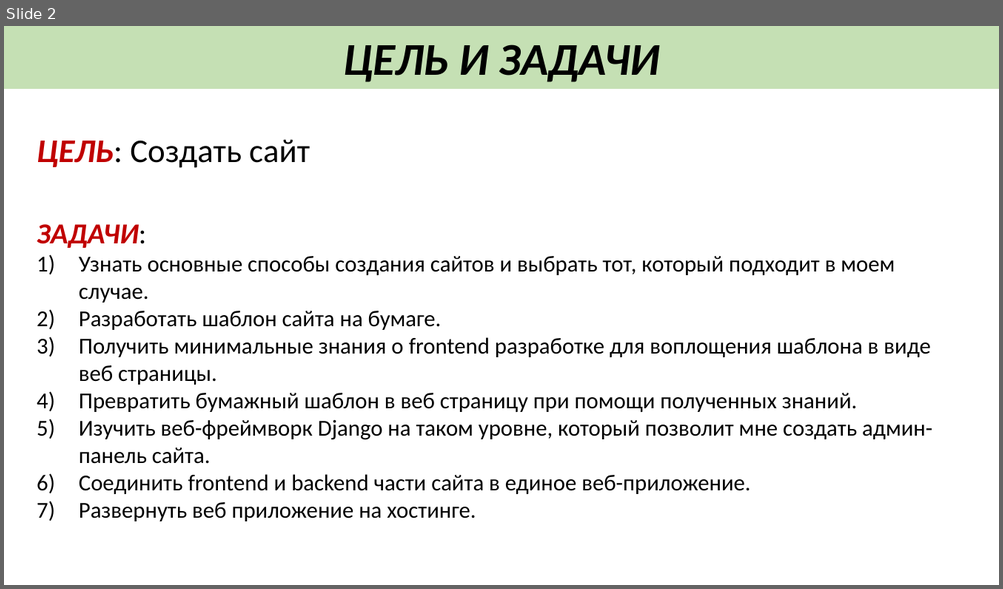
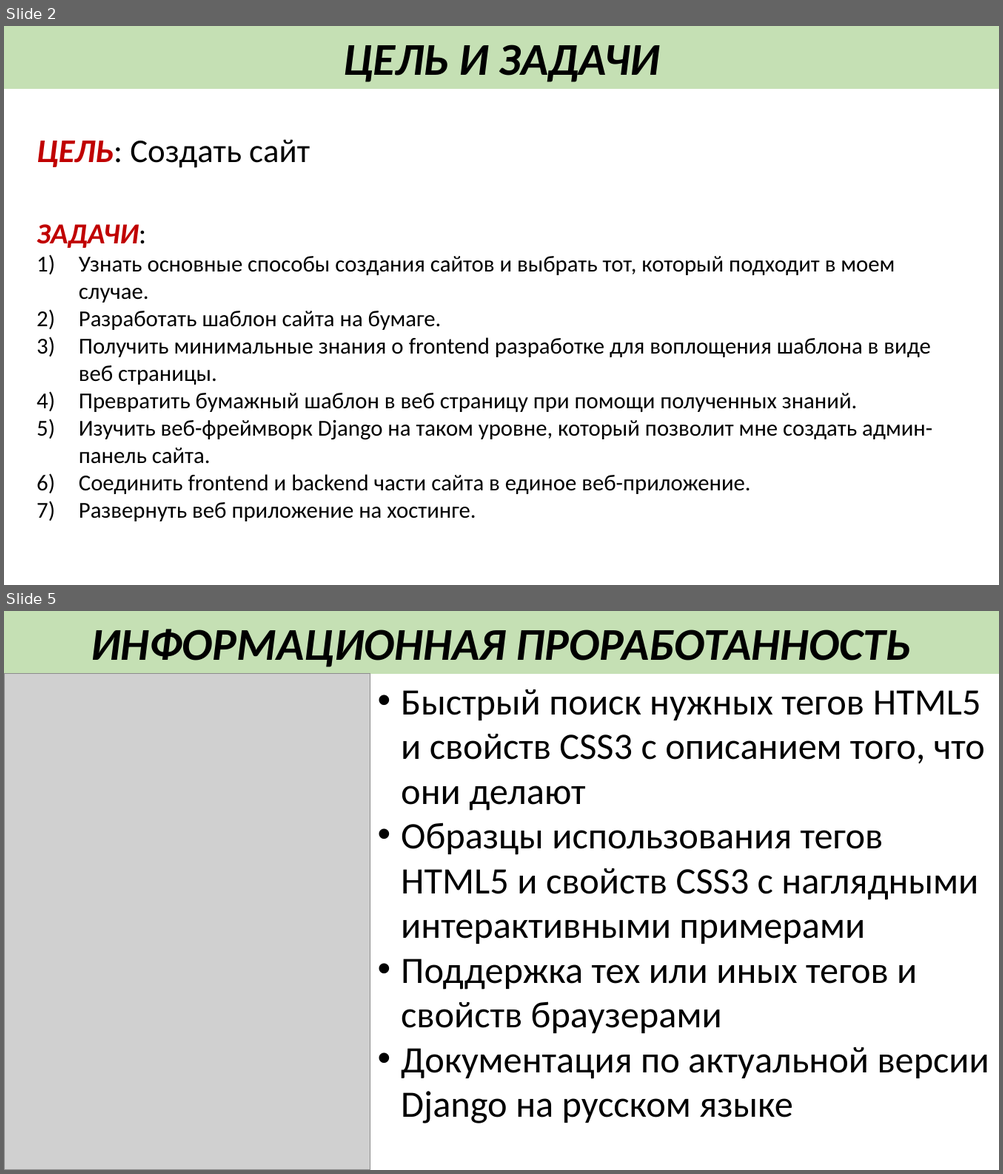
Before and after one commit to Wayodeni/schoolproject-docs, a slide deck: protection/new-style/Свиридов Лев 11Ф Защита проекта.pptx. Shown one above the other, each under a label of ours: slide 2 before the commit, slides 2 and 5 after it; the slides between them are not shown. The pictures are 1003x589 and 1003x1174 pixels, drawn with LibreOffice and Linux fonts; fonts in the diff are those of the drawing; grey boxes stand for pictures. Boxes give left, top, right and bottom in pixels: in the first picture for what was removed or moved away, otherwise in the second. Text is boxed around its words. In the diff, an @@ line names an element or a change of style, - is before the commit and + after.

```diff
--- a/protection/new-style/Свиридов Лев 11Ф Защита проекта.pptx
+++ b/protection/new-style/Свиридов Лев 11Ф Защита проекта.pptx
@@ slide 5 added at (4, 611, 999, 1170), background #FFFFFF @@
@@ rectangle added at (4, 611, 999, 674), fill #C5E0B4, 44 pt, text #000000, bold, italic @@
+ИНФОРМАЦИОННАЯ ПРОРАБОТАННОСТЬ
@@ picture added at (4, 674, 370, 1170) @@
@@ text added at (401, 689, 989, 1124), 36 pt, text #000000 @@
+• Быстрый поиск нужных тегов HTML5 и свойств CSS3 с описанием того, что они делают
+• Образцы использования тегов HTML5 и свойств CSS3 c наглядными интерактивными примерами
+• Поддержка тех или иных тегов и свойств браузерами
+• Документация по актуальной версии Django на русском языке
```
Also in this commit, not shown: 2 slides changed, 3 other slides added, 1 slide removed, 7 other files.
